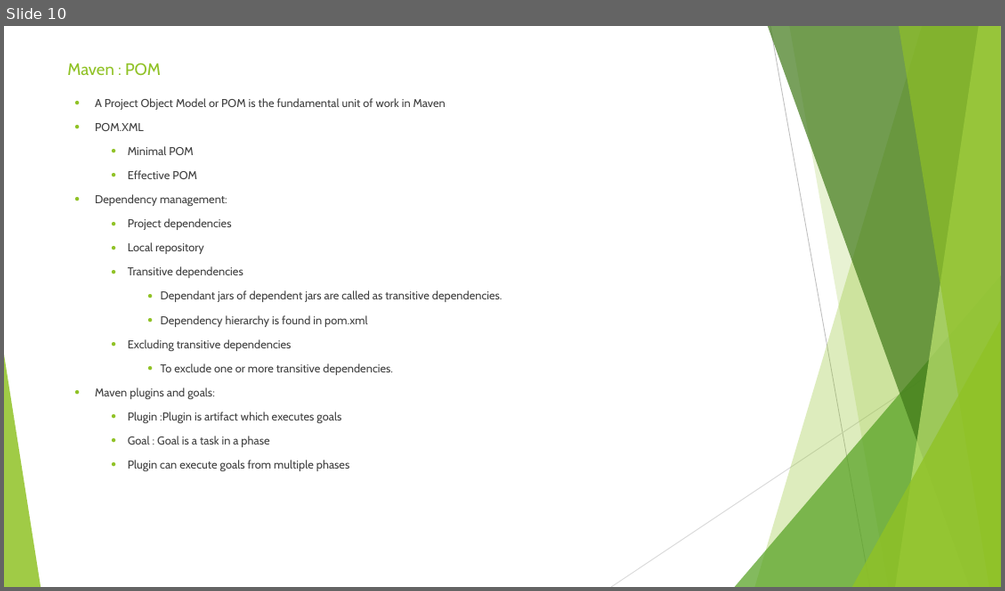
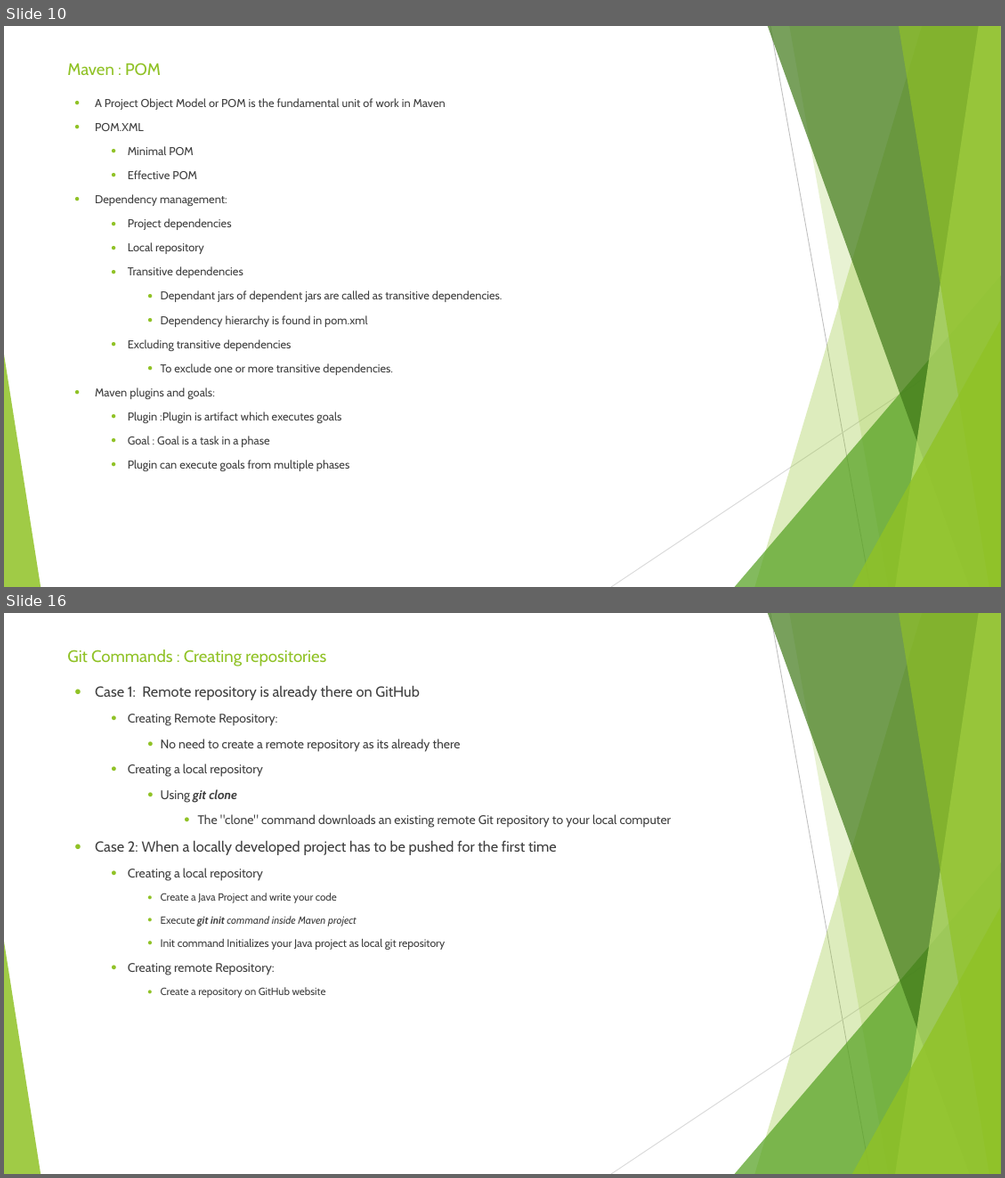
Before and after one commit to sidissir/mk-automation-framework-training, a slide deck: MavenPPT.pptx. Shown one above the other, each under a label of ours: slide 10 before the commit, slides 10 and 16 after it; the slides between them are not shown. The pictures are 1005x591 and 1005x1178 pixels, drawn with LibreOffice and Linux fonts; fonts in the diff are those of the drawing. Boxes give left, top, right and bottom in pixels: in the first picture for what was removed or moved away, otherwise in the second. Text is boxed around its words. In the diff, an @@ line names an element or a change of style, - is before the commit and + after.

Commit message:
Maven PPT

```diff
--- a/MavenPPT.pptx
+++ b/MavenPPT.pptx
@@ slide 16 added at (x1=4, y1=613, x2=1001, y2=1174), background #FFFFFF; not listed: 10 template elements that a slide beside it also shows @@
@@ title added at (x1=67, y1=649, x2=326, y2=666), 16 pt, text #90C226 @@
+Git Commands : Creating repositories
@@ text added at (x1=95, y1=685, x2=672, y2=997), 12 pt, text #3F3F3F @@
+● Case 1: Remote repository is already there on GitHub
+  ● Creating Remote Repository:
+    ● No need to create a remote repository as its already there
+  ● Creating a local repository
+    ● Using git clone
+      ● The "clone" command downloads an existing remote Git repository to your local computer
+● Case 2: When a locally developed project has to be pushed for the first time
+  ● Creating a local repository
+    ● Create a Java Project and write your code
+    ● Execute git init command inside Maven project
+    ● Init command Initializes your Java project as local git repository
+  ● Creating remote Repository:
+    ● Create a repository on GitHub website
```
Also in this commit, not shown: 11 other slides added, 1 other file.
